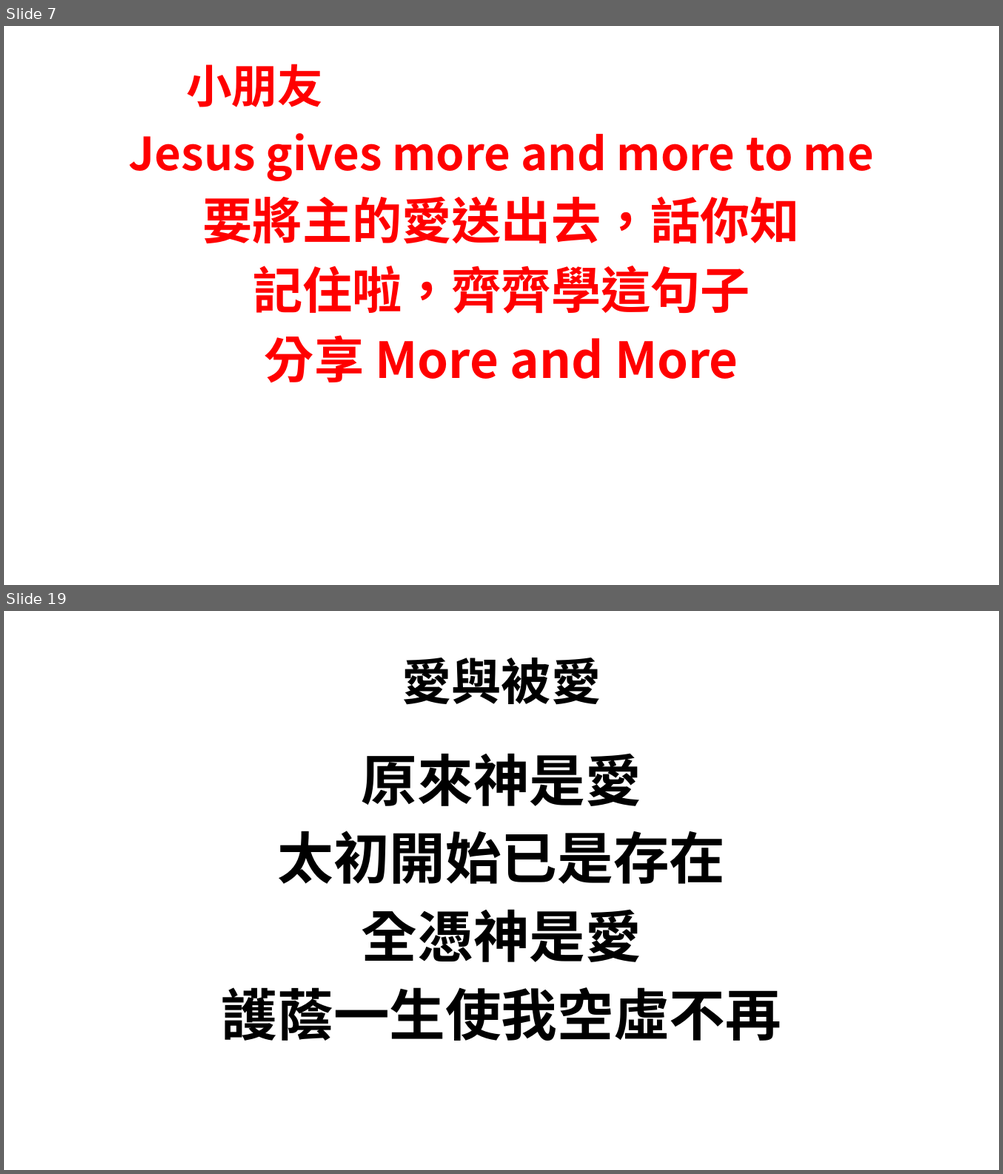
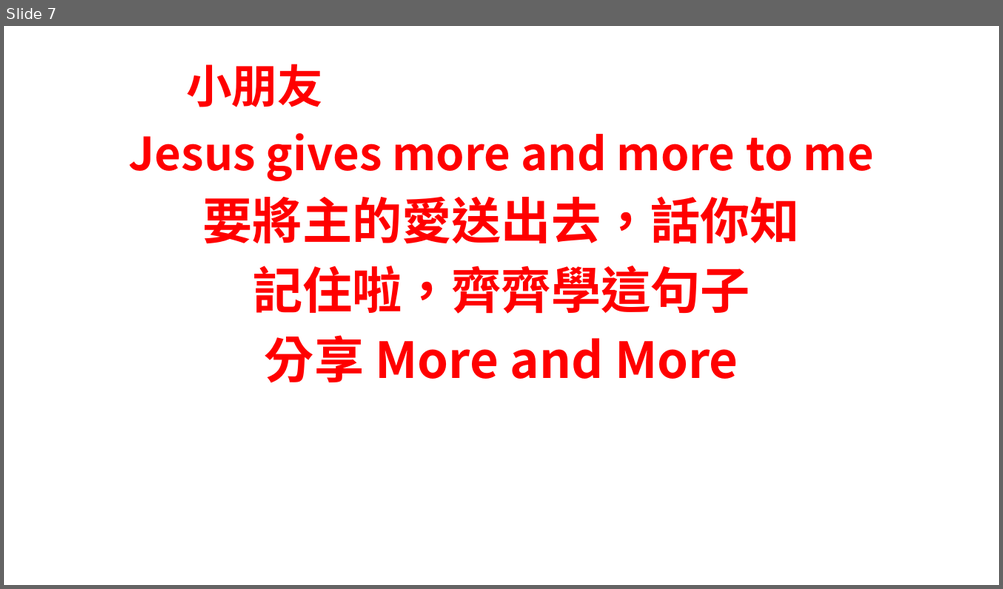
Before and after one commit to batisuoc/bible-school, a slide deck: 2020/11月.pptx. Shown one above the other, each under a label of ours: slides 7 and 19 before the commit, slide 7 after it; the slides between them are not shown. The pictures are 1003x1174 and 1003x589 pixels, drawn with LibreOffice and Linux fonts; fonts in the diff are those of the drawing; background and template pictures are left out. Boxes give left, top, right and bottom in pixels: in the first picture for what was removed or moved away, otherwise in the second. Text is boxed around its words. In the diff, an @@ line names an element or a change of style, - is before the commit and + after.

```diff
--- a/2020/11月.pptx
+++ b/2020/11月.pptx
@@ slide 19 removed at (4,611,999,1170), background picture (left out) @@
@@ title removed at (402,658,601,705) @@
-愛與被愛
@@ text removed at (222,753,781,1041) @@
-原來神是愛
-太初開始已是存在
-全憑神是愛
-護蔭一生使我空虛不再
```
Also in this commit, not shown: 18 other slides removed.
